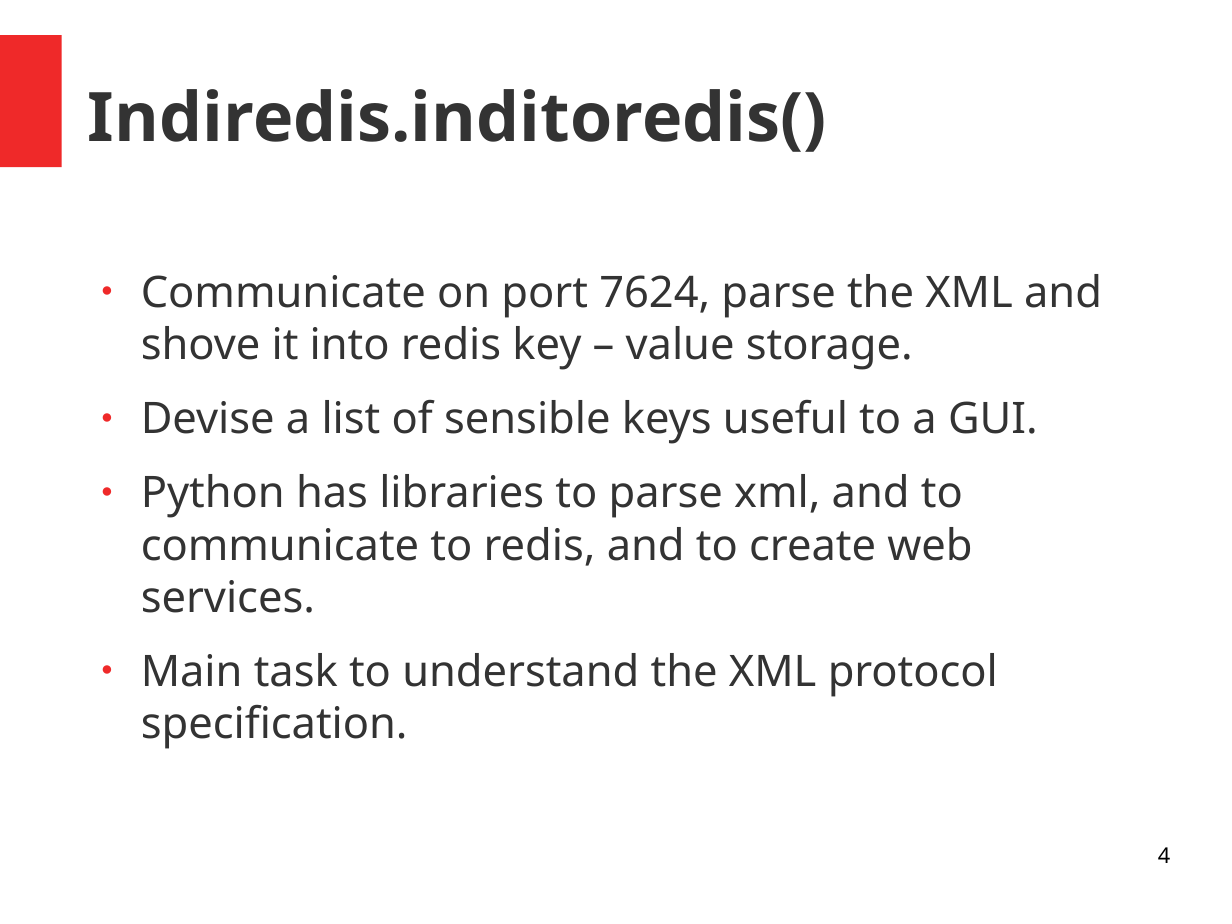
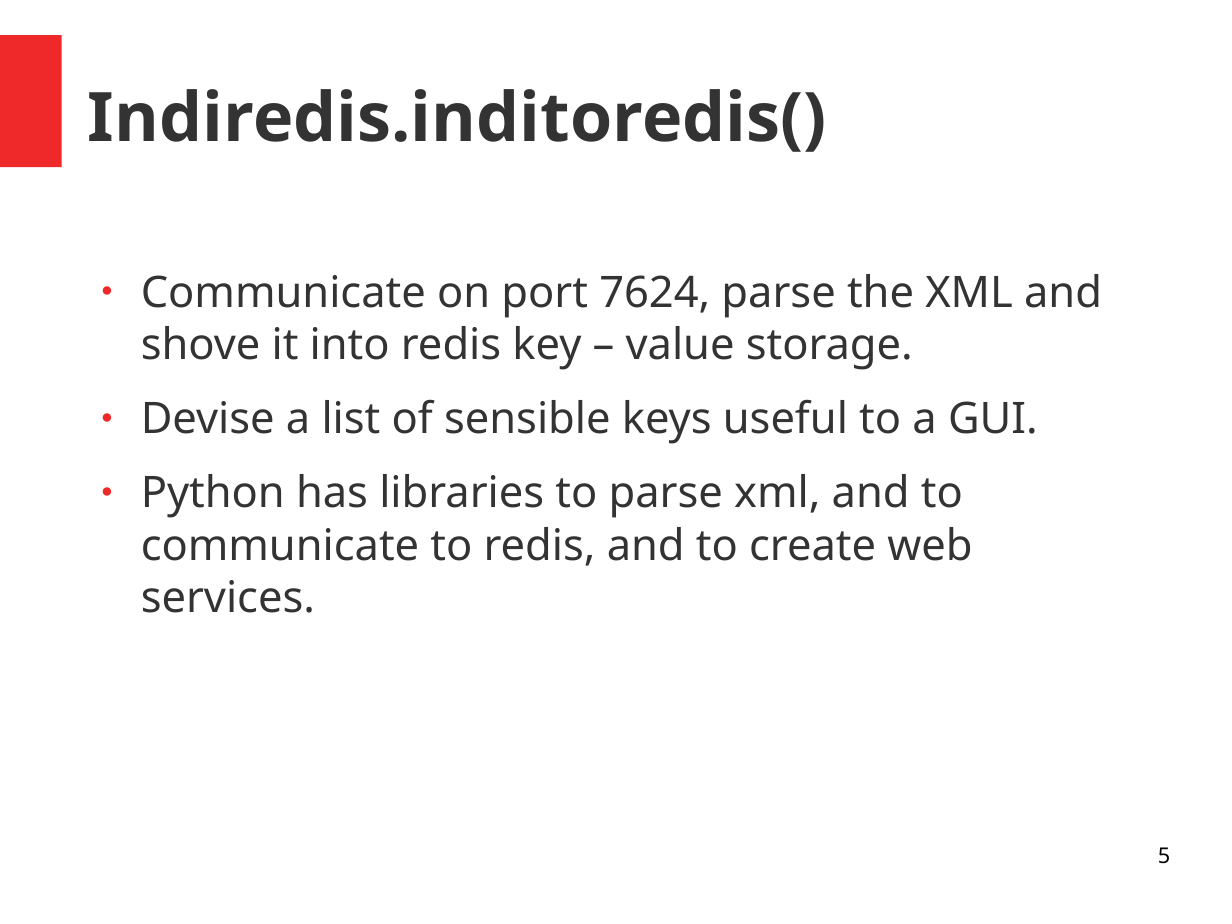
Before and after one commit to bernie-skipole/indi, a slide deck: slide 5 of indislides.odp (slide 4 before the commit). Drawn at 1232x924 pixels with LibreOffice and Linux fonts; fonts in the diff are those of the drawing. Boxes give left, top, right and bottom in pixels: in the first picture for what was removed or moved away, otherwise in the second. Text is boxed around its words. In the diff, an @@ line names an element or a change of style, - is before the commit and + after.

```diff
--- a/indislides.odp
+++ b/indislides.odp
@@ text at <box>141,653,998,749</box>: paragraph removed @@
-● Main task to understand the XML protocol specification.
@@ page number at <box>1158,847,1170,864</box>: text changed @@
-4
+5
```
Also in this commit, not shown: 7 other slides changed, 1 slide added, 1 slide removed, 9 other files.
